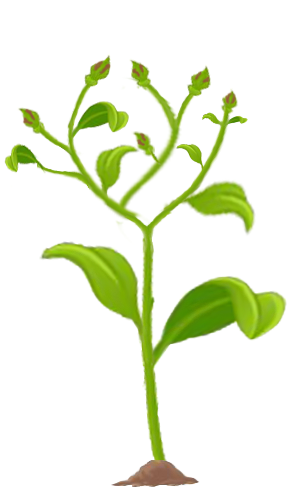
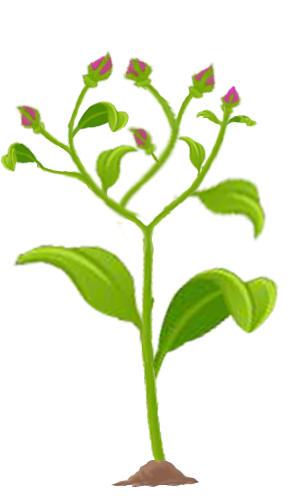
The second 300px x 500px image is a revision of the first. Changes to its layers:
painted on "Ebene 18" over [left=39, top=104, right=287, bottom=380]
painted on "Ebene 13" over [left=0, top=141, right=46, bottom=174]
painted on "Ebene 17" over [left=196, top=109, right=224, bottom=124]
painted on "Ebene 3 Kopie" (1st of 2) over [left=223, top=114, right=258, bottom=128]
painted on "Ebene 16 Kopie" over [left=122, top=56, right=155, bottom=90]
painted on "Ebene 16" over [left=134, top=59, right=217, bottom=100]
painted on "Ebene 14" over [left=81, top=49, right=114, bottom=90]
painted on "Ebene 15" over [left=176, top=135, right=207, bottom=181]
painted on "Ebene 12 Kopie" over [left=124, top=125, right=158, bottom=157]
painted on "Ebene 12" over [left=13, top=103, right=46, bottom=135]
painted on "Ebene 11" over [left=218, top=85, right=243, bottom=115]
painted on "Ebene 2 Kopie" over [left=163, top=174, right=267, bottom=242]
painted on "Ebene 2" over [left=12, top=241, right=142, bottom=347]
painted on "Ebene 9" over [left=141, top=266, right=287, bottom=388]
